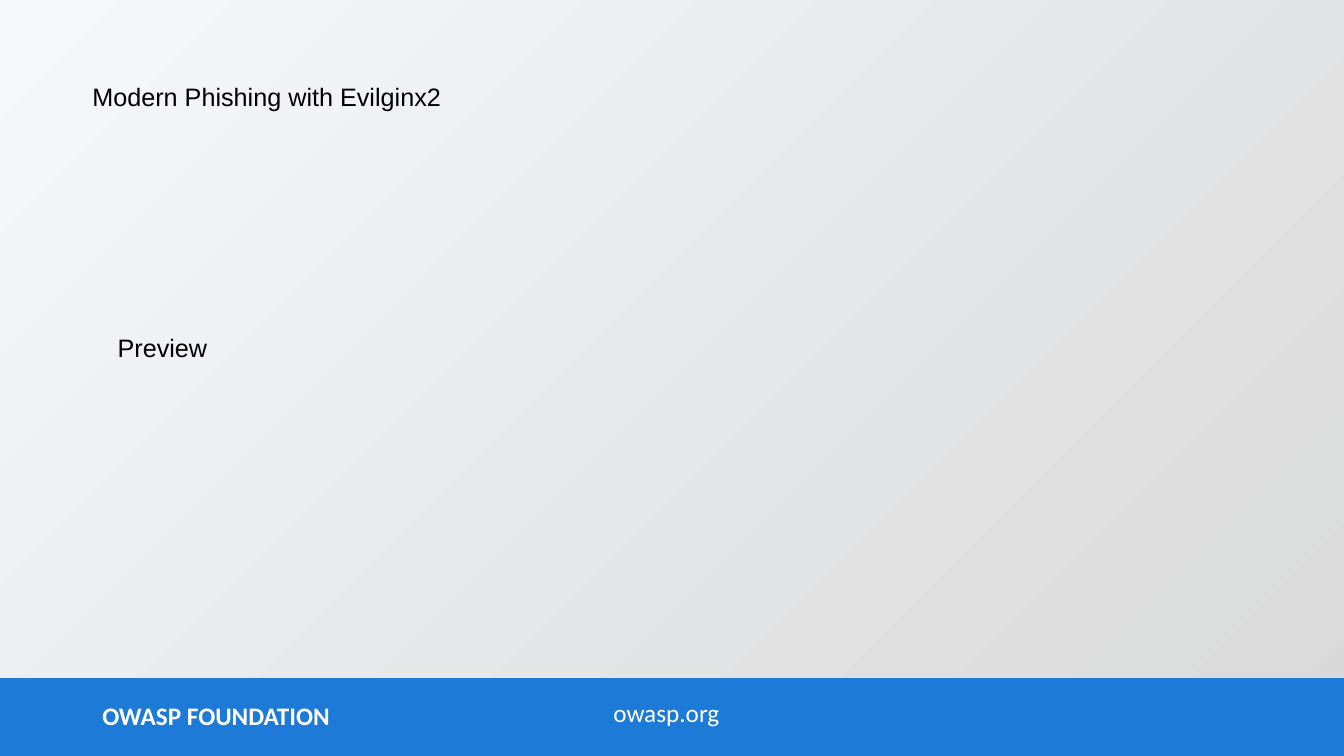
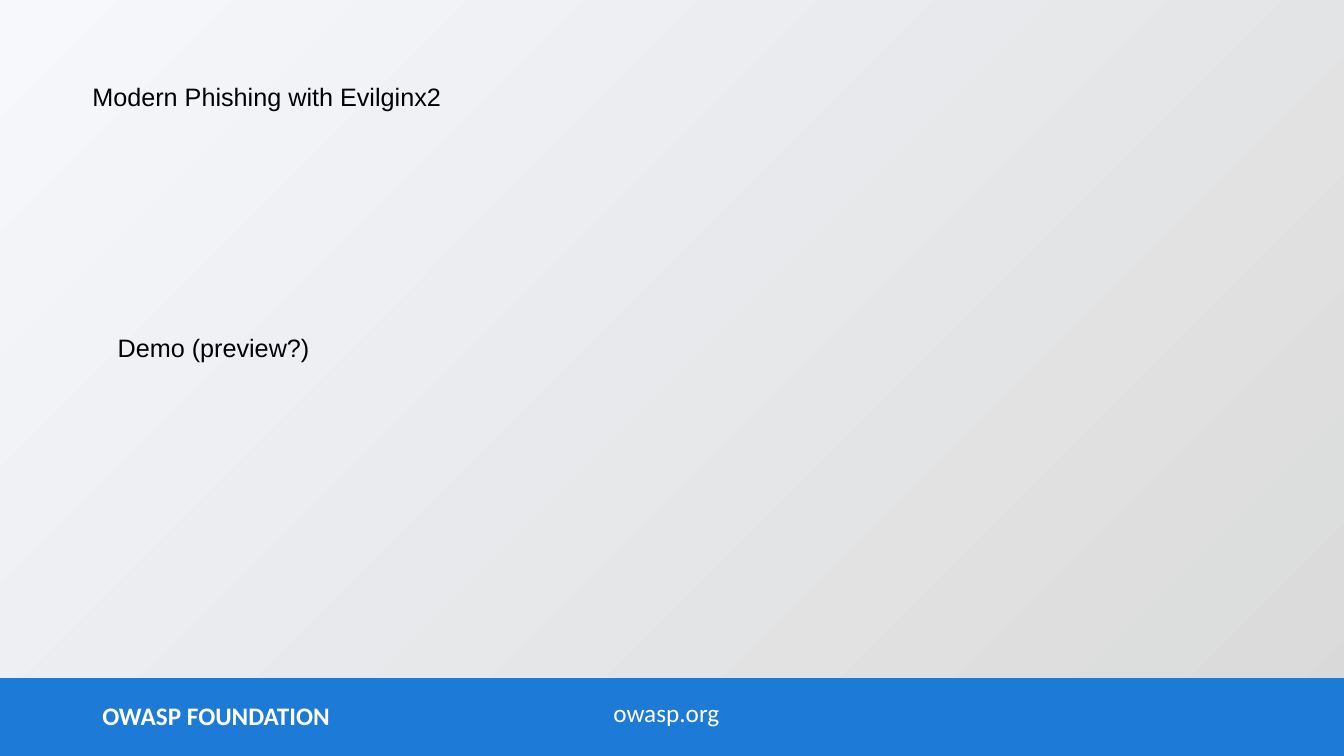
Before and after one commit to OWASP/www-chapter-sacramento, a slide deck: slide 9 of assets/slides/2023-April.pptx. Drawn at 1344x756 pixels with LibreOffice and Linux fonts; fonts in the diff are those of the drawing. Boxes give left, top, right and bottom in pixels: in the first picture for what was removed or moved away, otherwise in the second. Text is boxed around its words. In the diff, an @@ line names an element or a change of style, - is before the commit and + after.

```diff
--- a/assets/slides/2023-April.pptx
+++ b/assets/slides/2023-April.pptx
@@ subtitle at [118,338,310,363]: text changed @@
-Preview
+Demo (preview?)
```
Also in this commit, not shown: 1 slide added, 1 other file.
